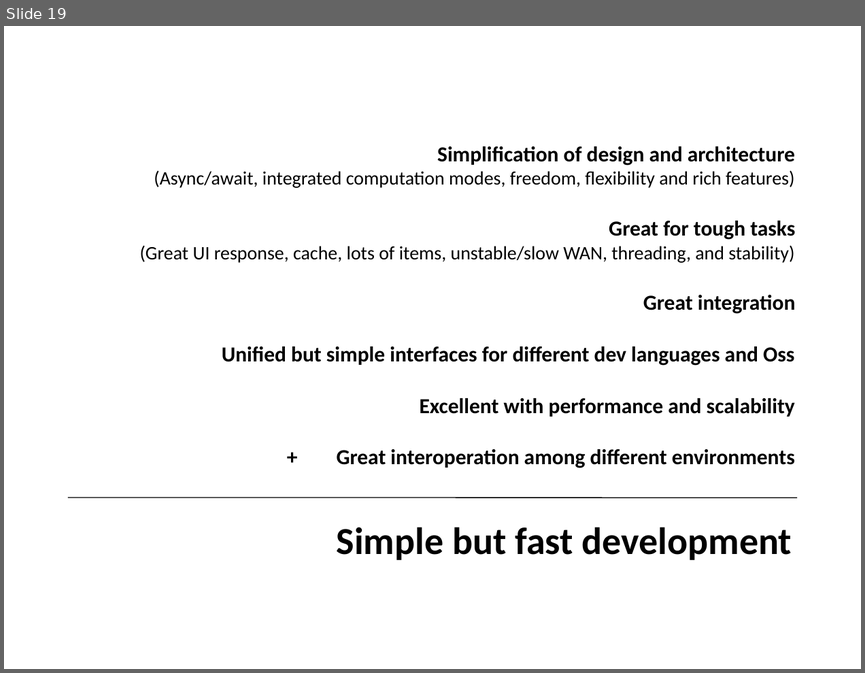
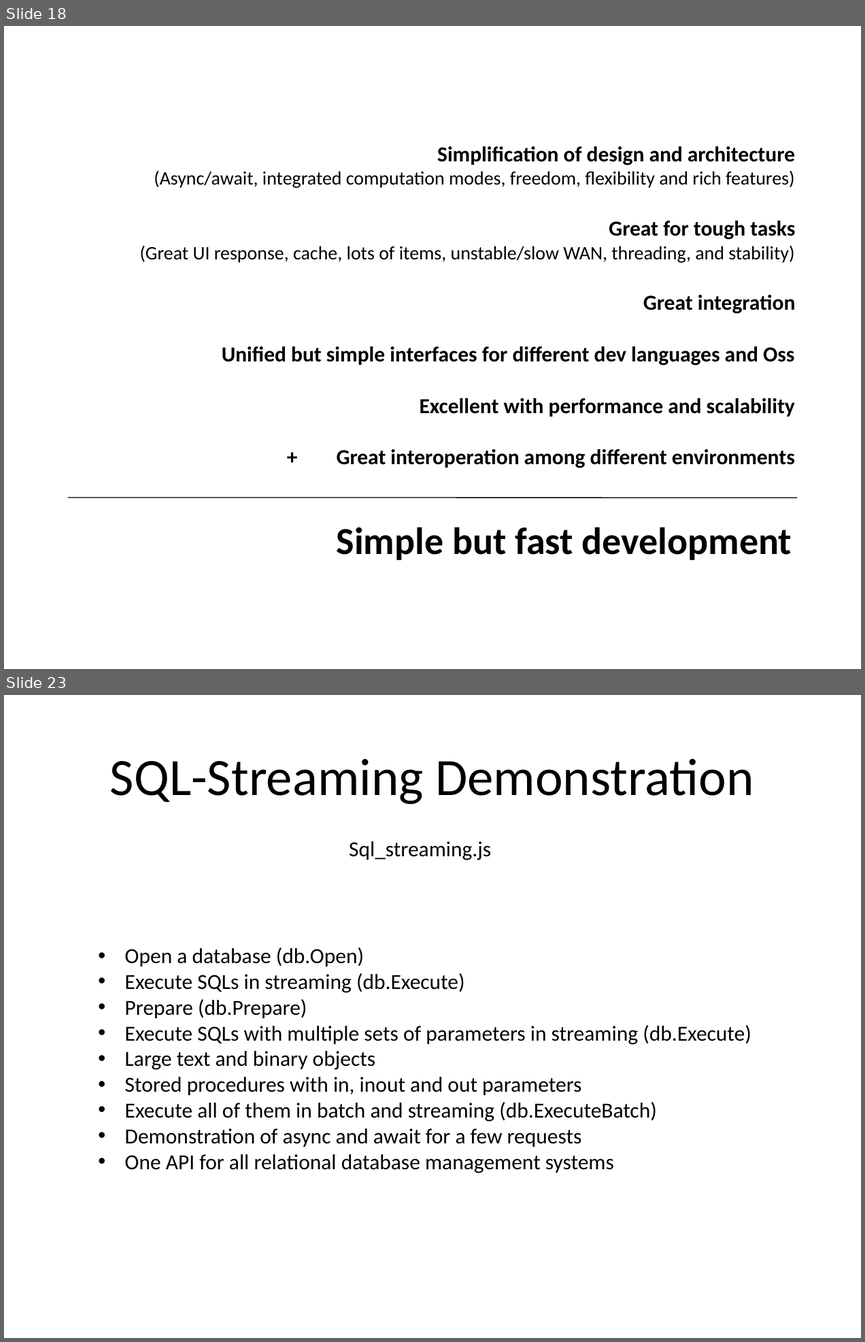
Before and after one commit to udaparts/nodejsdemos, a slide deck: SocketPro for Node.js.pptx. Shown one above the other, each under a label of ours: slide 19 before the commit, slides 18 and 23 after it; the slides between them are not shown. The pictures are 865x673 and 865x1342 pixels, drawn with LibreOffice and Linux fonts; fonts in the diff are those of the drawing. Boxes give left, top, right and bottom in pixels: in the first picture for what was removed or moved away, otherwise in the second. Text is boxed around its words. In the diff, an @@ line names an element or a change of style, - is before the commit and + after.

```diff
--- a/SocketPro for Node.js.pptx
+++ b/SocketPro for Node.js.pptx
@@ slide 23 added at [4,695,861,1338], background #FFFFFF @@
@@ title added at [110,758,754,804], 44 pt, text #000000 @@
+SQL-Streaming Demonstration
@@ text added at [349,841,491,860], 18 pt, text #000000 @@
+Sql_streaming.js
@@ text added at [125,947,751,1173], 18 pt, text #000000 @@
+• Open a database (db.Open)
+• Execute SQLs in streaming (db.Execute)
+• Prepare (db.Prepare)
+• Execute SQLs with multiple sets of parameters in streaming (db.Execute)
+• Large text and binary objects
+• Stored procedures with in, inout and out parameters
+• Execute all of them in batch and streaming (db.ExecuteBatch)
+• Demonstration of async and await for a few requests
+• One API for all relational database management systems
@@ what was slide 19 is now slide 18 @@
```
Also in this commit, not shown: 9 slides changed, 2 other slides added, 2 slides removed, 2 other files.
